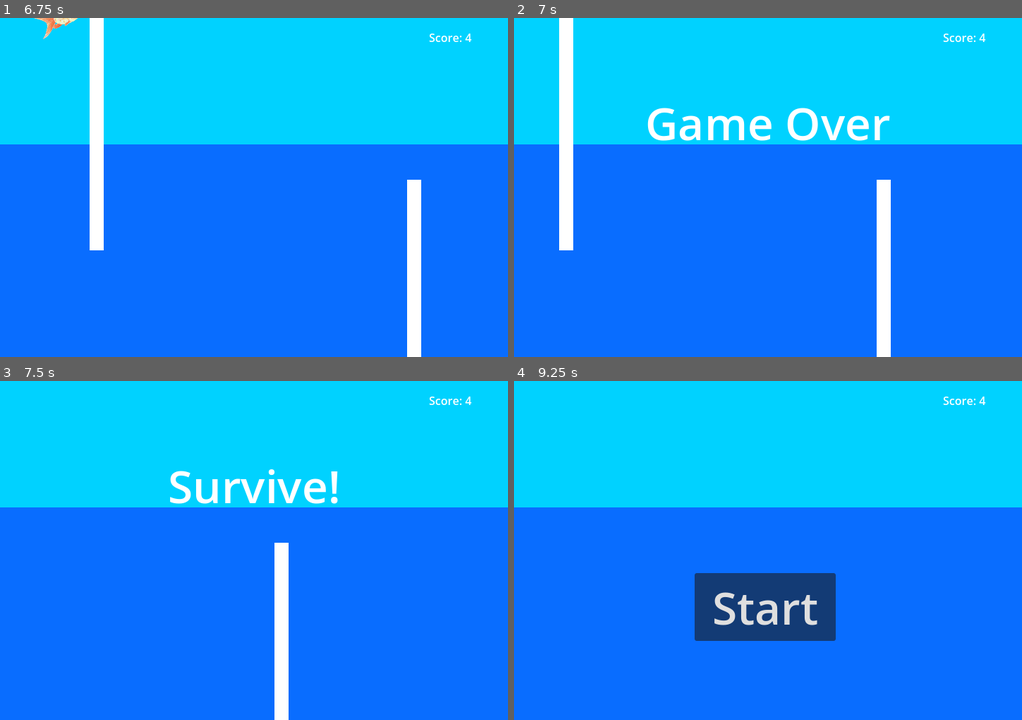
Above: before the commit, frames 1-4 (two rows, left to right).
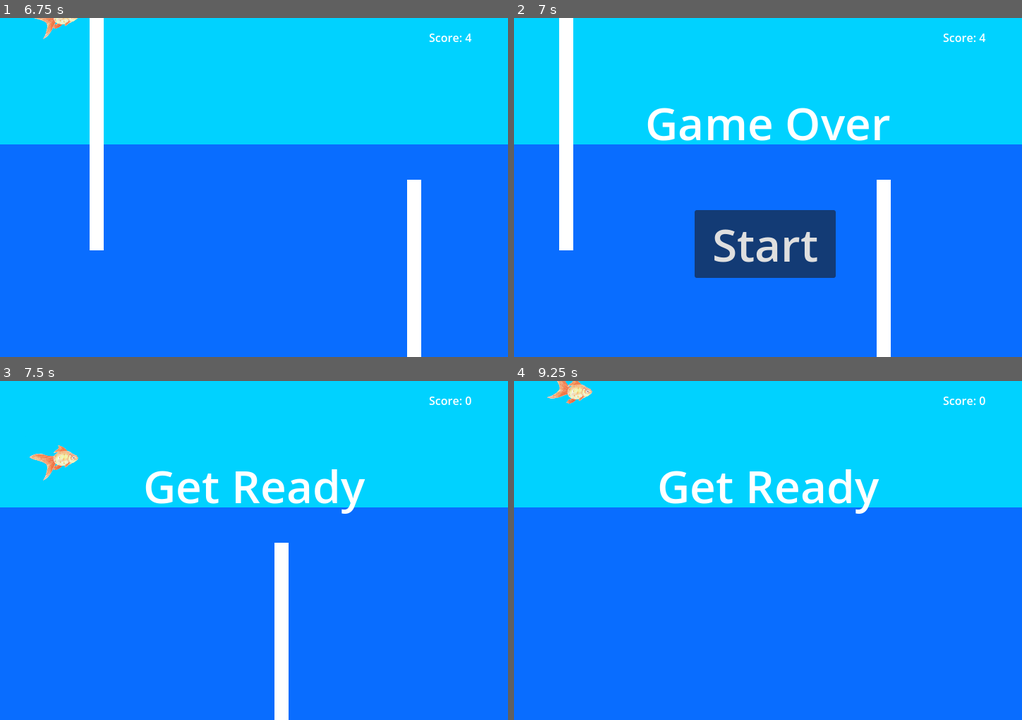
Above: after the commit, the same moments.

Repository: Aveli-games/splashy-fish
Game: Godot game, scene res://main.tscn
Same seed, same stepped clock (60 frames per second), same inputs: the game is played once before the commit and once after it. Sound files missing from this copy of the repository are replaced by a short silence.
Inputs (mouse positions are in pixels of both pictures, inside the frame that each line leads up to):
- Up to frame 1 (6.75 s): click "Start" at 0.5 s; tap Enter at 1.25 s; hold W (swim_up) 1.28-2.78 s; hold S (swim_down) 2.78-5.03 s; hold W (swim_up) from 5.03 s (still down)
- Up to frame 2 (7 s): keep holding W (swim_up)
- Up to frame 3 (7.5 s): release W (swim_up) at 7.25 s; click (248, 608) at 7.25 s, where only the run after the commit has a clickable "Start"
- Up to frame 4 (9.25 s): hold W (swim_up) from 8.03 s (still down)

Frame 1 is identical in both runs. In frame 2, 5.6% of the frame differs, in the area x 35-64%, y 56-77%; in frame 3, 2.4%; in frame 4, 7.6%, in the area x 6-93%, y 0-77%.

Commit message:
Make start button show immediately
Clicking start switches to game music and initiates round as usual

Also fixed the player being reset on first playthrough which was jarring

Diff:
--- a/hud.gd
+++ b/hud.gd
@@ -16,14 +16,17 @@
 func show_game_over(time):
 	show_timed_message("Game Over", time)
 
+	$StartButton.show()
+
 	# Wait until the MessageTimer has counted down.
 	await $MessageTimer.timeout
 
-	show_message("Survive!")
+	if $StartButton.visible:
+		show_message("Survive!")
 
-	await get_tree().create_timer(1.0).timeout
+		await get_tree().create_timer(1.0).timeout
 
-	$StartButton.show()
+
 
 func update_score(score):
 	$ScoreLabel.text = str(score)
@@ -33,6 +36,8 @@
 
 func _on_start_button_pressed():
 	$StartButton.hide()
+	$Message.hide()
+	$MessageTimer.stop()
 	start_game.emit()
 
 # Called when the node enters the scene tree for the first time.
--- a/main.gd
+++ b/main.gd
@@ -23,10 +23,12 @@
 func new_game():
 	score = 0
 	obstacle_gap_size = 300
-	$Player.start($StartPosition.position)
+	if not $Player.visible:
+		$Player.start($StartPosition.position)
 	$HUD.update_score("Score: %s" % score)
 	$HUD.show_timed_message("Get Ready", $StartTimer.wait_time)
 	$StartTimer.start()
+	$GameOverSound.stop()
 	$Music.play()
 
 func _on_obstacle_timer_timeout():
